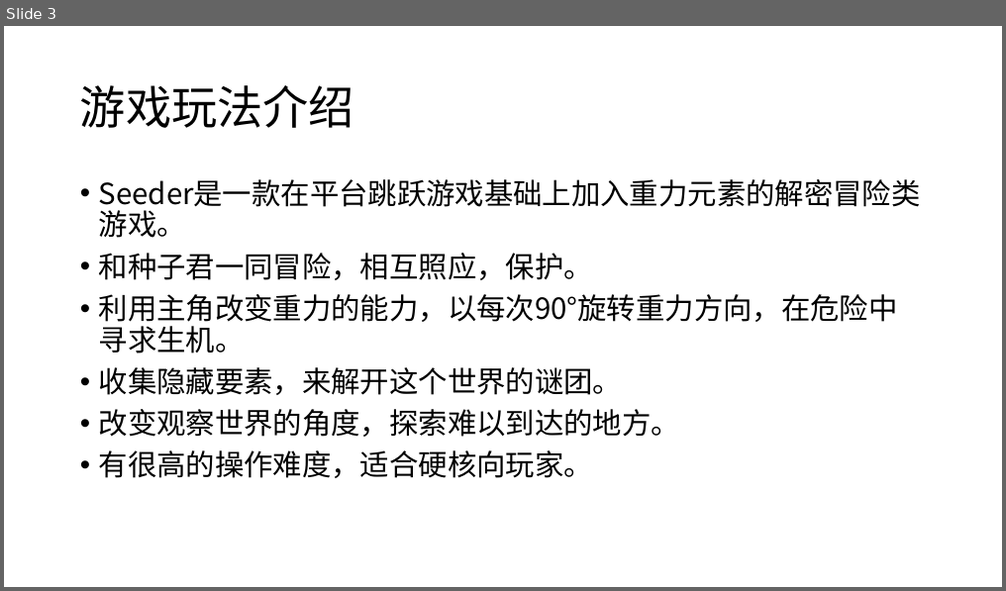
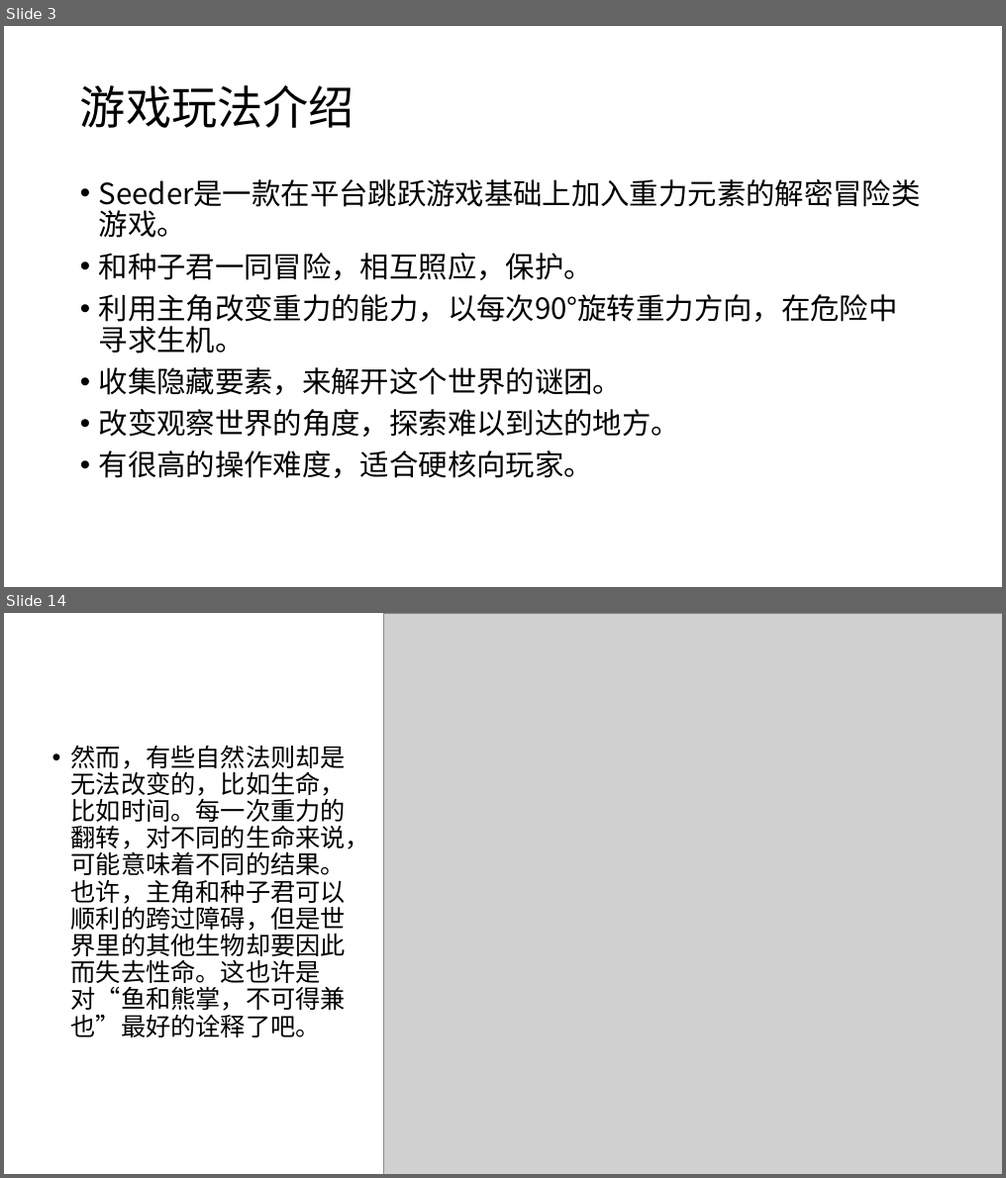
Before and after one commit to fracgames/fracgames.github.io, a slide deck: Presentation/Presentation.pptx. Shown one above the other, each under a label of ours: slide 3 before the commit, slides 3 and 14 after it; the slides between them are not shown. The pictures are 1006x591 and 1006x1178 pixels, drawn with LibreOffice and Linux fonts; fonts in the diff are those of the drawing; grey boxes stand for pictures. Boxes give left, top, right and bottom in pixels: in the first picture for what was removed or moved away, otherwise in the second. Text is boxed around its words. In the diff, an @@ line names an element or a change of style, - is before the commit and + after.

```diff
--- a/Presentation/Presentation.pptx
+++ b/Presentation/Presentation.pptx
@@ slide 14 added at (4,613,1002,1174), background #FFFFFF @@
@@ picture added at (383,613,1002,1174) @@
@@ text added at (71,745,370,1038), 24 pt, text #000000 @@
+• 然而，有些自然法则却是无法改变的，比如生命，比如时间。每一次重力的翻转，对不同的生命来说，可能意味着不同的结果。也许，主角和种子君可以顺利的跨过障碍，但是世界里的其他生物却要因此而失去性命。这也许是对“鱼和熊掌，不可得兼也”最好的诠释了吧。
```
Also in this commit, not shown: 7 slides changed, 2 other slides added, 1 slide removed.
